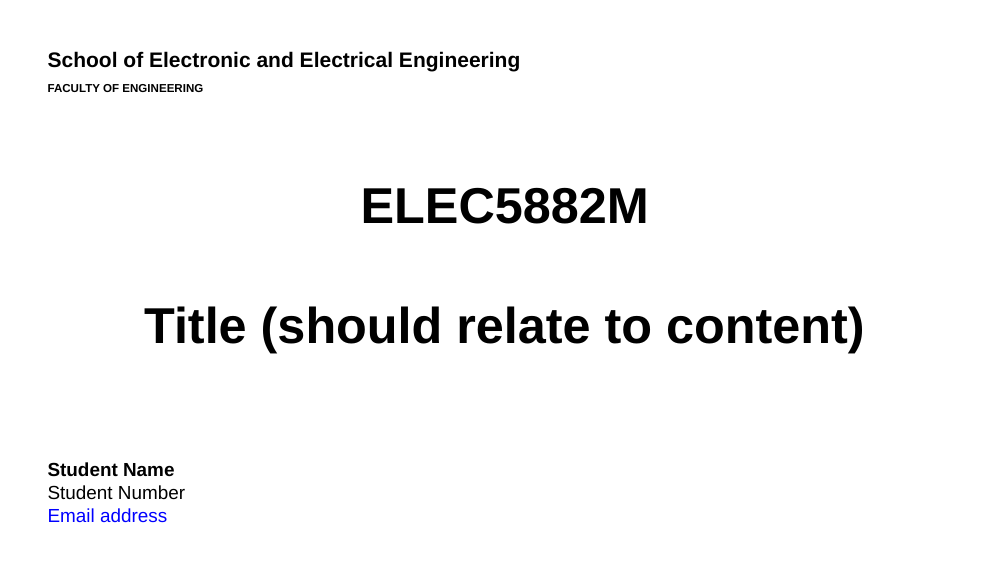
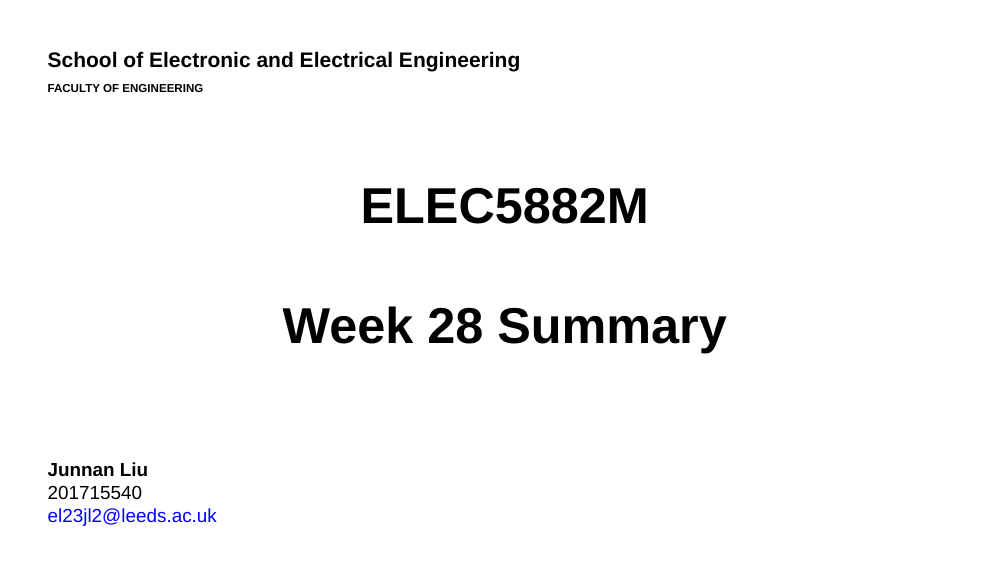
Before and after one commit to JannLeo/EMG, a slide deck: slide 1 of 演讲ppt/演讲ppt.pptx. Drawn at 1008x567 pixels with LibreOffice and Linux fonts; fonts in the diff are those of the drawing; background and template pictures are left out. Boxes give left, top, right and bottom in pixels: in the first picture for what was removed or moved away, otherwise in the second. Text is boxed around its words. In the diff, an @@ line names an element or a change of style, - is before the commit and + after.

```diff
--- a/演讲ppt/演讲ppt.pptx
+++ b/演讲ppt/演讲ppt.pptx
@@ text at [283, 306, 727, 353]: text changed @@
-Title (should relate to content)
+Week 28 Summary
@@ text at [48, 462, 217, 526]: text changed; text colour #000000 to #0000FF @@
-Student Name
-Student Number
-Email address
+Junnan Liu
+201715540
+el23jl2@leeds.ac.uk
```
Also in this commit, not shown: 5 slides added, 2 slides removed, 12 other files.
